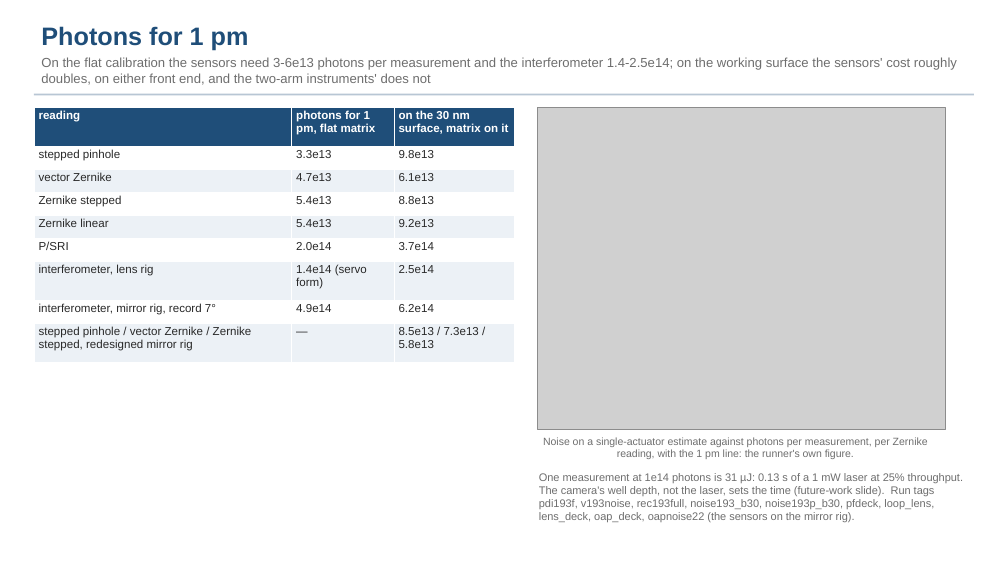
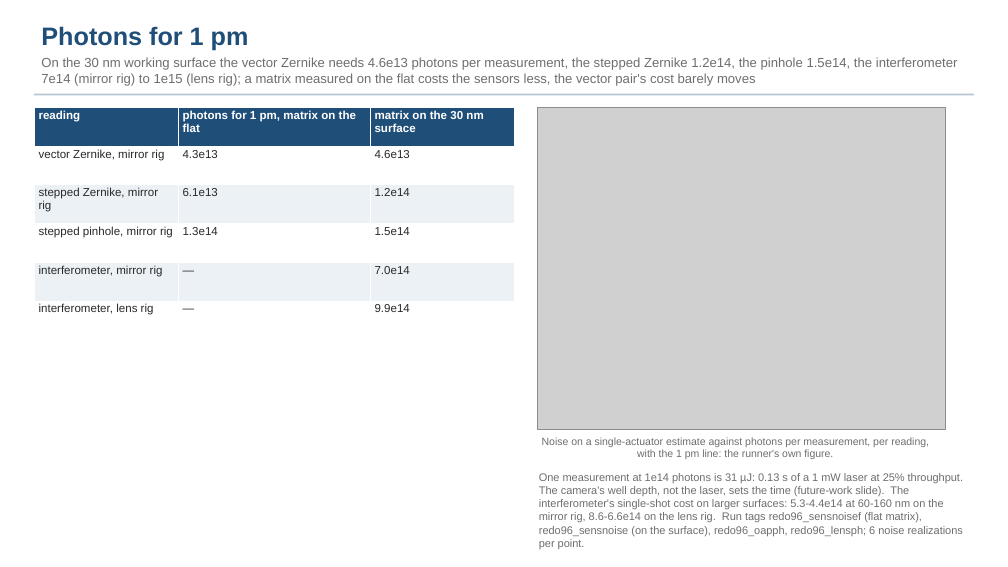
Before and after one commit to nasa-jpl/macos, a slide deck: slide 29 of demo_session/deck_gauges_baseline.pptx. Drawn at 1008x567 pixels with LibreOffice and Linux fonts; fonts in the diff are those of the drawing; grey boxes stand for pictures. Boxes give left, top, right and bottom in pixels: in the first picture for what was removed or moved away, otherwise in the second. Text is boxed around its words. In the diff, an @@ line names an element or a change of style, - is before the commit and + after.

```diff
--- a/demo_session/deck_gauges_baseline.pptx
+++ b/demo_session/deck_gauges_baseline.pptx
@@ text at bbox=[41, 57, 958, 86]: text changed @@
-On the flat calibration the sensors need 3-6e13 photons per measurement and the interferometer 1.4-2.5e14; on the working surface the sensors' cost roughly doubles, on either front end, and the two-arm instruments' does not
+On the 30 nm working surface the vector Zernike needs 4.6e13 photons per measurement, the stepped Zernike 1.2e14, the pinhole 1.5e14, the interferometer 7e14 (mirror rig) to 1e15 (lens rig); a matrix measured on the flat costs the sensors less, the vector pair's cost barely moves
@@ table at bbox=[34, 107, 513, 340] @@
-row 1: reading | photons for 1 pm, flat matrix | on the 30 nm surface, matrix on it
-row 2: stepped pinhole | 3.3e13 | 9.8e13
-row 3: vector Zernike | 4.7e13 | 6.1e13
-row 4: Zernike stepped | 5.4e13 | 8.8e13
-row 5: Zernike linear | 5.4e13 | 9.2e13
-row 6: P/SRI | 2.0e14 | 3.7e14
-row 7: interferometer, lens rig | 1.4e14 (servo form) | 2.5e14
-row 8: interferometer, mirror rig, record 7° | 4.9e14 | 6.2e14
-row 9: stepped pinhole / vector Zernike / Zernike stepped, redesigned mirror rig | — | 8.5e13 / 7.3e13 / 5.8e13
+row 1: reading | photons for 1 pm, matrix on the flat | matrix on the 30 nm surface
+row 2: vector Zernike, mirror rig | 4.3e13 | 4.6e13
+row 3: stepped Zernike, mirror rig | 6.1e13 | 1.2e14
+row 4: stepped pinhole, mirror rig | 1.3e14 | 1.5e14
+row 5: interferometer, mirror rig | — | 7.0e14
+row 6: interferometer, lens rig | — | 9.9e14
@@ text at bbox=[542, 437, 929, 459]: text changed @@
-Noise on a single-actuator estimate against photons per measurement, per Zernike reading, with the 1 pm line: the runner's own figure.
+Noise on a single-actuator estimate against photons per measurement, per reading, with the 1 pm line: the runner's own figure.
@@ text at bbox=[539, 473, 963, 549]: text changed @@
-One measurement at 1e14 photons is 31 µJ: 0.13 s of a 1 mW laser at 25% throughput. The camera's well depth, not the laser, sets the time (future-work slide). Run tags pdi193f, v193noise, rec193full, noise193_b30, noise193p_b30, pfdeck, loop_lens, lens_deck, oap_deck, oapnoise22 (the sensors on the mirror rig).
+One measurement at 1e14 photons is 31 µJ: 0.13 s of a 1 mW laser at 25% throughput. The camera's well depth, not the laser, sets the time (future-work slide). The interferometer's single-shot cost on larger surfaces: 5.3-4.4e14 at 60-160 nm on the mirror rig, 8.6-6.6e14 on the lens rig. Run tags redo96_sensnoisef (flat matrix), redo96_sensnoise (on the surface), redo96_oapph, redo96_lensph; 6 noise realizations per point.
```
Also in this commit, not shown: 46 other slides changed, 2 slides added, 5 slides removed, 8 other files.
